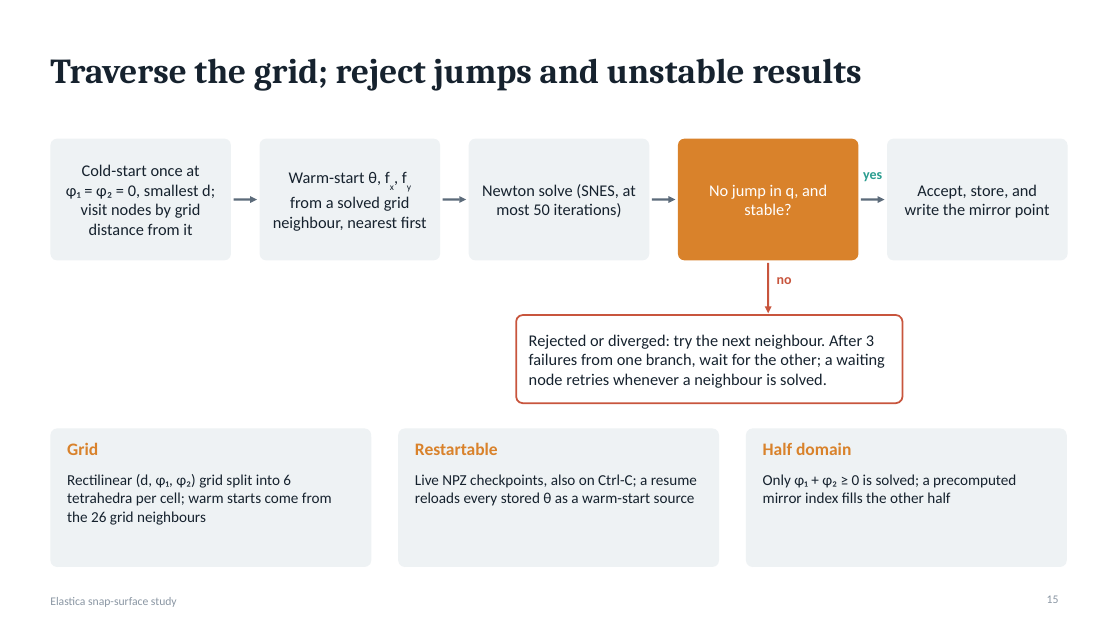
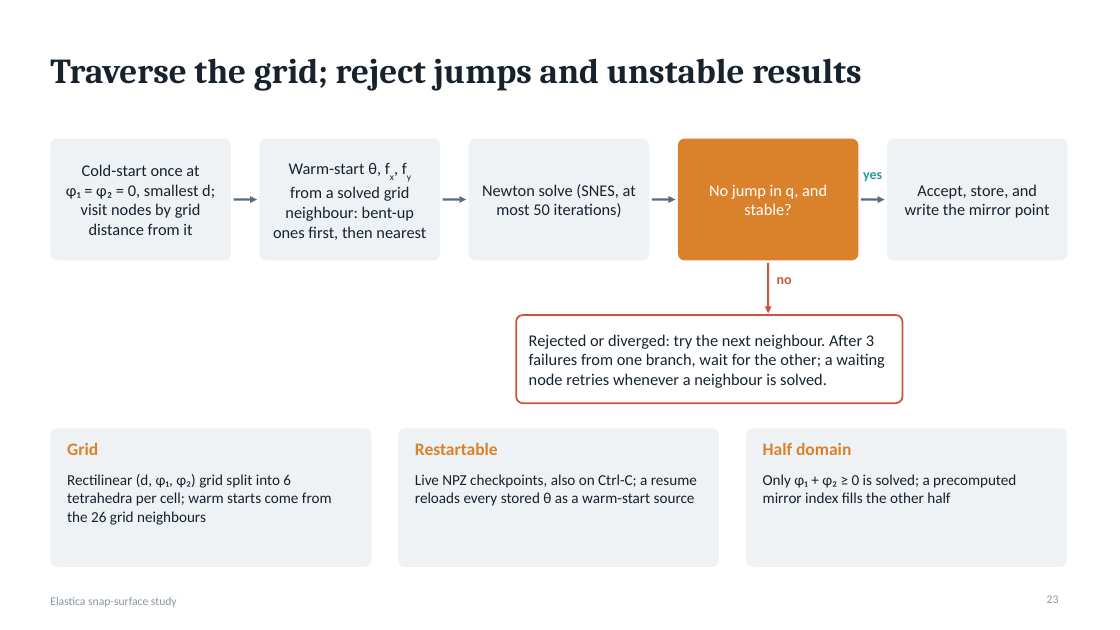
Before and after one commit to grraxx/elastica, a slide deck: slide 23 of presentation/elastica_snap_surface.pptx (slide 15 before the commit). Drawn at 1120x630 pixels with LibreOffice and Linux fonts; fonts in the diff are those of the drawing. Boxes give left, top, right and bottom in pixels: in the first picture for what was removed or moved away, otherwise in the second. Text is boxed around its words. In the diff, an @@ line names an element or a change of style, - is before the commit and + after.

```diff
--- a/presentation/elastica_snap_surface.pptx
+++ b/presentation/elastica_snap_surface.pptx
@@ text at (x1=273, y1=163, x2=426, y2=240): text changed @@
-Warm-start θ, fx, fy from a solved grid neighbour, nearest first
+Warm-start θ, fx, fy from a solved grid neighbour: bent-up ones first, then nearest
@@ page number at (x1=1047, y1=595, x2=1059, y2=603): text changed @@
-15
+23
```
Also in this commit, not shown: 4 other slides changed, 15 slides added, 50 other files.
